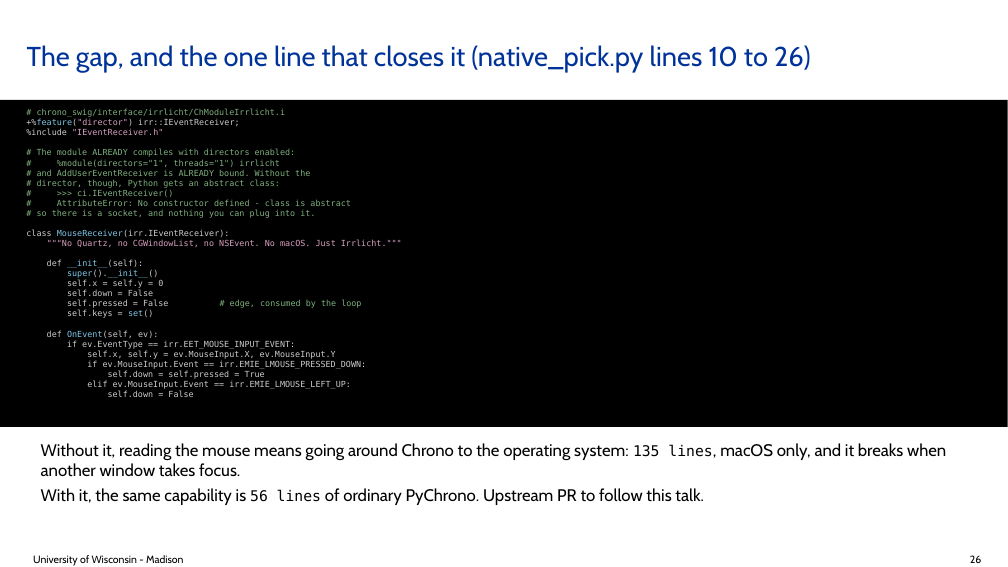
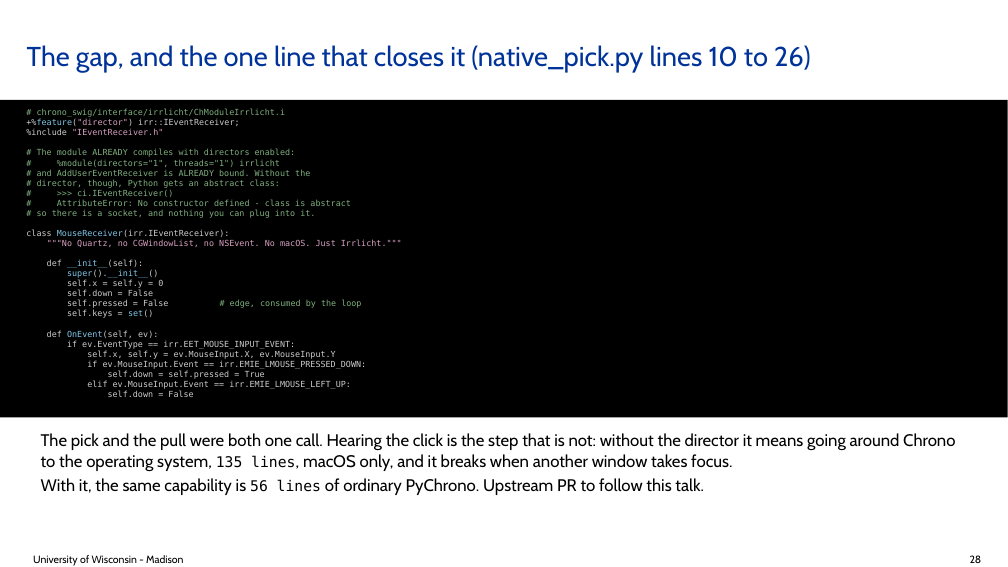
Before and after one commit to ksha23/chrono-hil-tutorial, a slide deck: slide 28 of tutorial_HIL_driver.pptx (slide 26 before the commit). Drawn at 1008x567 pixels with LibreOffice and Linux fonts; fonts in the diff are those of the drawing; background and template pictures are left out. Boxes give left, top, right and bottom in pixels: in the first picture for what was removed or moved away, otherwise in the second. Text is boxed around its words. In the diff, an @@ line names an element or a change of style, - is before the commit and + after.

```diff
--- a/tutorial_HIL_driver.pptx
+++ b/tutorial_HIL_driver.pptx
@@ rectangle "# chrono_swig/interface/irrlicht/ChModuleIrrlicht.i": place and size @@
-rectangle "# chrono_swig/interface/irrlicht/ChModuleIrrlicht.i" at bbox=[0, 100, 1008, 427]
+rectangle "# chrono_swig/interface/irrlicht/ChModuleIrrlicht.i" at bbox=[0, 100, 1008, 417]
@@ text "The pick and the pull ...": place and size @@
-text "The pick and the pull ..." at bbox=[41, 443, 946, 505]
+text "The pick and the pull ..." at bbox=[41, 433, 955, 495]
@@ text at bbox=[41, 433, 955, 471]: text changed @@
-Without it, reading the mouse means going around Chrono to the operating system: 135 lines, macOS only, and it breaks when another window takes focus.
+The pick and the pull were both one call. Hearing the click is the step that is not: without the director it means going around Chrono to the operating system, 135 lines, macOS only, and it breaks when another window takes focus.
@@ text at bbox=[970, 555, 982, 563]: text changed @@
-26
+28
```
Also in this commit, not shown: 23 other slides changed, 5 other files.
